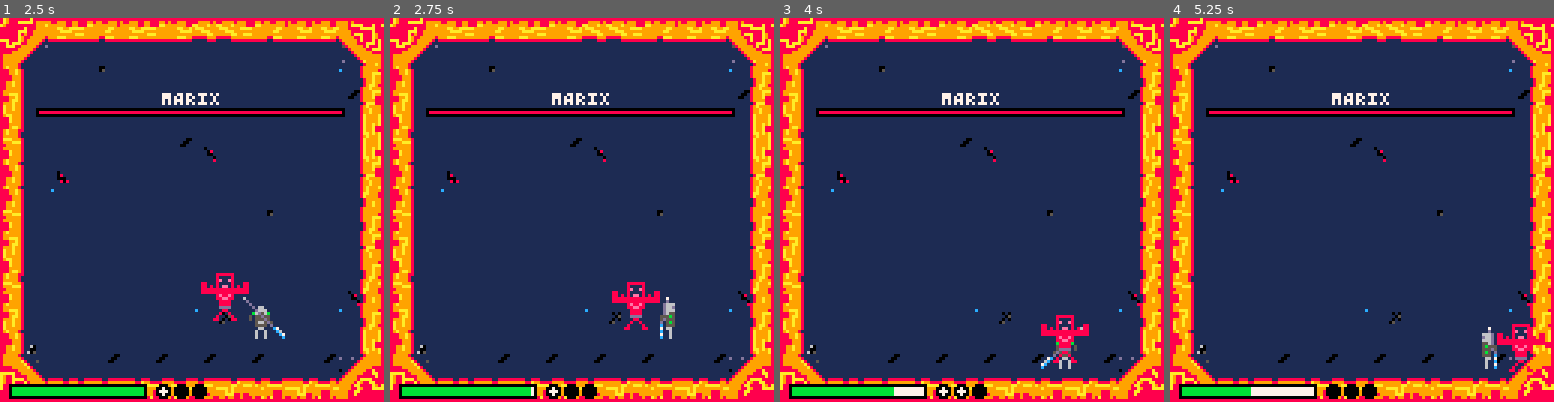
Above: before the commit, frames 1-4 (left to right).
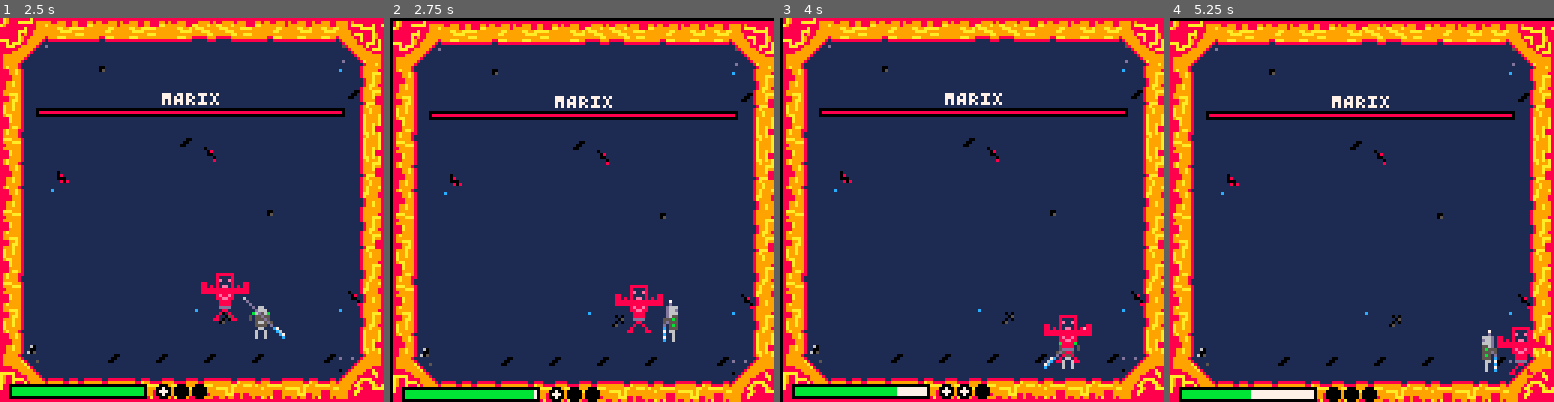
Above: after the commit, the same moments.

Repository: multikorv/pico8-godbusters
Game: PICO-8 cartridge godbusters.p8
The game is run twice, just before and just after one commit, with the same random seed, the same clock (stepped at 60 frames per second) and the same inputs.
Inputs:
- Up to frame 1 (2.5 s): tap X (X key) at 0.33, 1.07, 1.85 s; tap O (Z key) at 0.7, 1.7, 2.1 s; hold Right 1.6-2.1 s; hold Up 2.15-2.42 s; hold Right from 2.47 s (still down)
- Up to frame 2 (2.75 s): keep holding Right; tap O (Z key) at 2.5 s
- Up to frame 3 (4 s): tap O (Z key) at 2.9, 3.3, 3.7 s; tap X (X key) at 2.97 s; release Right at 3.03 s; hold Left 3.08-3.58 s; hold Down 3.63-3.97 s
- Up to frame 4 (5.25 s): hold Right 4.02-4.68 s; tap X (X key) at 4.08, 5.2 s; tap O (Z key) at 4.1, 4.5, 4.9 s; hold Up 4.73-5.03 s; hold Left from 5.08 s (still down)

Frame 1 is identical in both runs. In frame 2, 20% of the frame differs, in the area x 0-100%, y 0-100%; in frame 3, 12%; in frame 4, 15%.

Commit message:
Add camera shake on hit

Diff:
--- a/godbusters.p8
+++ b/godbusters.p8
@@ -100,7 +100,7 @@
 end
 
 game_camera = {
-    predefined_shake_magnitude = { small = 3, medium = 5, large = 7, extreme = 10 },
+    predefined_shake_magnitude = { small = 1, medium = 2, large = 5, extreme = 10 },
     position = vec:new(),
     offset = vec:new(),
     x_offset = 0,
@@ -328,6 +328,7 @@
                 self.state = action_states.attacking
                 self.time_left_in_state = 0.2;
                 if (self.weapon_hitbox:intersects(boss.hitbox)) then
+                    game_camera:shake(game_camera.predefined_shake_magnitude.small)
                     boss.health = mid(0, boss.health - 100, boss.max_health)
                     if boss.health == 0 then
                         boss.is_alive = false
@@ -464,6 +465,7 @@
                 player.is_alive = false
                 input_cooldown = 1
             end
+            game_camera:shake(game_camera.predefined_shake_magnitude.medium)
             sfx(61)
         end
     end,
@@ -524,6 +526,7 @@
 end
 
 function update()
+    game_camera:update()
     if boss.is_alive and player.is_alive then
         player:update()
         boss:update()
@@ -539,6 +542,7 @@
 end
 
 function draw()
+    game_camera:draw()
     map(0, 0, 0, 0, 16, 16)
     if not boss.is_alive or not player.is_alive then
         local cycle_ends_text = "the cycle ends"
@@ -569,22 +573,22 @@
     local boss_bar_thickness = 2
 
     rectfill(
-        12 + game_camera.position.x,
-        boss_bar_y + game_camera.position.y,
-        114 + game_camera.position.x,
-        boss_bar_y - boss_bar_thickness + game_camera.position.y, 7
+        12,
+        boss_bar_y,
+        114,
+        boss_bar_y - boss_bar_thickness, 7
     )
     rectfill(
-        12 + game_camera.position.x,
-        boss_bar_y + game_camera.position.y,
-        16 + ceil(98 * boss_health_left_ratio) + game_camera.position.x,
-        boss_bar_y - boss_bar_thickness + game_camera.position.y, 8
+        12,
+        boss_bar_y,
+        16 + ceil(98 * boss_health_left_ratio),
+        boss_bar_y - boss_bar_thickness, 8
     )
     rect(
-        12 + game_camera.position.x,
-        boss_bar_y + game_camera.position.y,
-        114 + game_camera.position.x,
-        boss_bar_y - boss_bar_thickness + game_camera.position.y, 0
+        12,
+        boss_bar_y,
+        114,
+        boss_bar_y - boss_bar_thickness, 0
     )
 
     -- Player
